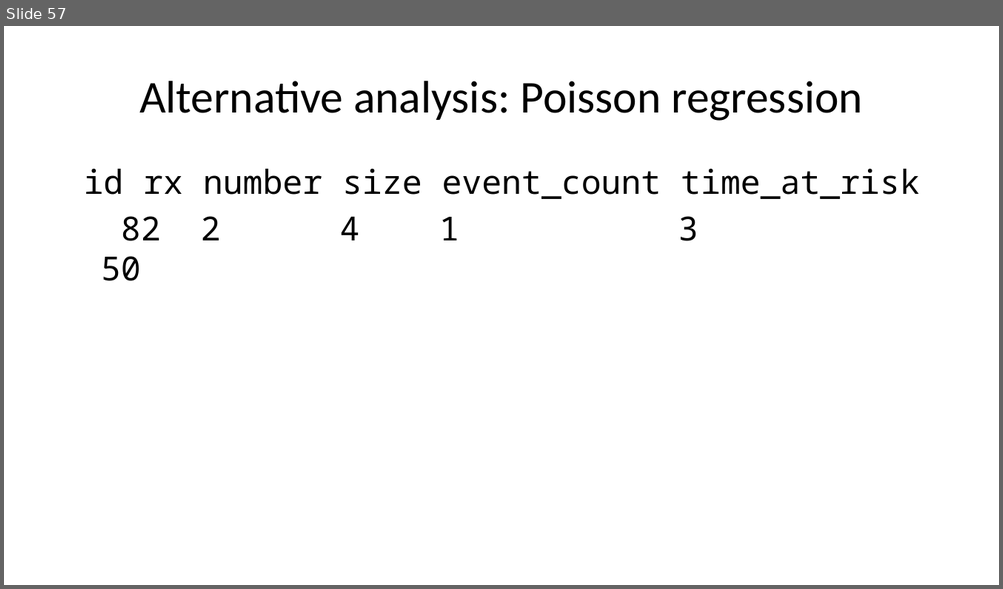
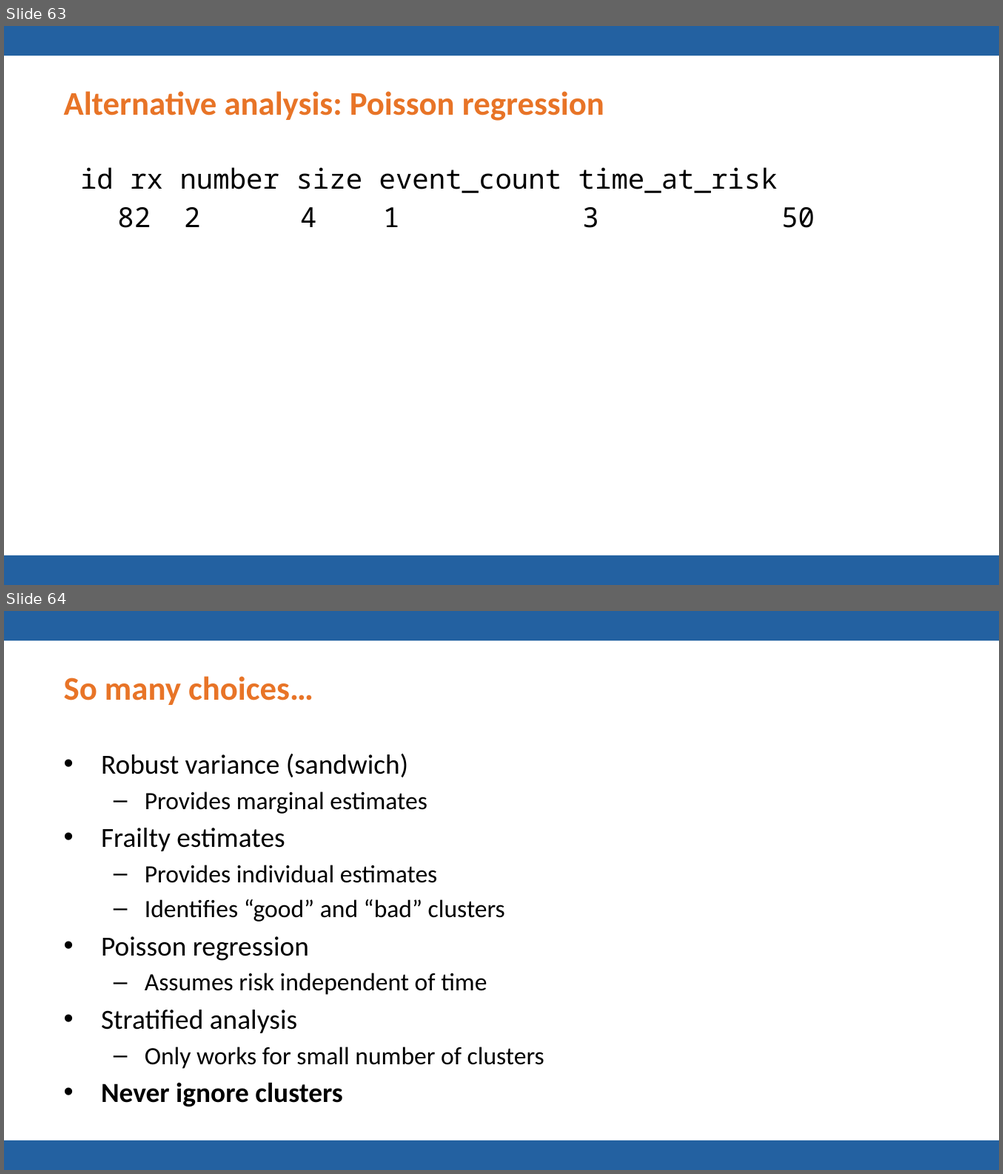
Before and after one commit to pmean/talks, a slide deck: frailty/frailty.pptx. Shown one above the other, each under a label of ours: slide 57 before the commit, slides 63 and 64 after it. The pictures are 1003x589 and 1003x1174 pixels, drawn with LibreOffice and Linux fonts; fonts in the diff are those of the drawing; background and template pictures are left out. Boxes give left, top, right and bottom in pixels: in the first picture for what was removed or moved away, otherwise in the second. Text is boxed around its words. In the diff, an @@ line names an element or a change of style, - is before the commit and + after.

Commit message:
Fixed small typos in frailty.

```diff
--- a/frailty/frailty.pptx
+++ b/frailty/frailty.pptx
@@ slide 64 added at <box>4,611,999,1170</box>, background #FFFFFF; not listed: 2 template elements that a slide beside it also shows @@
@@ title added at <box>64,676,313,705</box>, 24 pt, text #E87427, bold @@
+So many choices…
@@ text added at <box>101,754,544,1108</box>, 18 pt, text #000000 @@
+• Robust variance (sandwich)
+  – Provides marginal estimates
+• Frailty estimates
+  – Provides individual estimates
+  – Identifies “good” and “bad” clusters
+• Poisson regression
+  – Assumes risk independent of time
+• Stratified analysis
+  – Only works for small number of clusters
+• Never ignore clusters
@@ what was slide 57 is now slide 63 @@
@@ slide 63 changed as well @@
@@ rectangle added at <box>4,26,999,56</box>, fill #2361A1 @@
@@ title "Alternative analysis: Poisson regression": place and size @@
-title "Alternative analysis: Poisson regression" at <box>139,81,862,121</box>
+title "Alternative analysis: Poisson regression" at <box>64,91,604,121</box>
@@ title "Alternative analysis: Poisson regression" at <box>64,91,604,121</box>: size 33 to 24 pt, text colour #000000 to #E87427, bold on; alignment centre to left @@
@@ text "id rx number size event_count ..." at <box>80,167,814,228</box>: size 24 to 20 pt @@
@@ rectangle added at <box>4,556,999,585</box>, fill #2361A1 @@
```
Also in this commit, not shown: 54 other slides changed, 9 other slides added, 3 slides removed, 1 other file.
